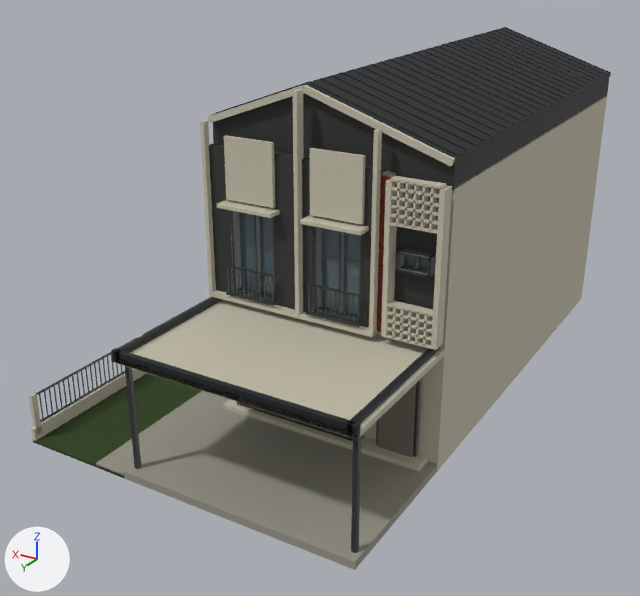
Before and after pictures for a commit that changed the glTF model assets/models/elmina-house/elmina-end.glb.
The view is the same before and after, from a 50 mm lens placed at (-9.74, 20.5, 11.97), pointed at (1.86, 1.16, 2.31). Arrows for +X, +Y and +Z are at lower left; the lights stay in place. The first picture is the older version.

In view in the first picture: 'Charcoal facade.001', 'Dark timber door.001', 'Graphite roof.001', 'Porch concrete.001', 'Powder coated frames.001', 'Smoked blue glazing.001', 'Terracotta brick.001', 'Warm ivory render.001', 'Yard grass' and 1 more.
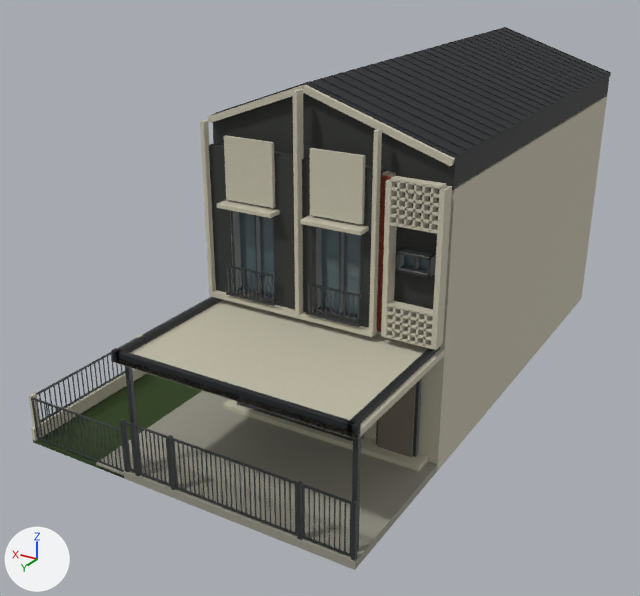
Scene script edits in JSON lines:
```json
{"op": "add", "block": "me_cube_061", "code": ["me_cube_061 = bpy.data.meshes.new('Cube.061')", "me_cube_061.from_pydata(...)  # 200 vertices, 300 faces; spans x 3.03..5.95, y 7.91..7.95, z 0.12..1.27", "me_cube_061.materials.append(mat_powder_coated_frames)  # dark grey #3c4040"]}
{"op": "add", "block": "me_cube", "code": ["me_cube = bpy.data.meshes.new('Cube')", "me_cube.from_pydata(...)  # 224 vertices, 336 faces; spans x 0.0..3.2, y -0.02..0.02, z 0.0..1.3", "me_cube.materials.append(mat_powder_coated_frames)  # dark grey #3c4040"]}
{"op": "add", "block": "me_cube_030", "code": ["me_cube_030 = bpy.data.meshes.new('Cube.030')", "me_cube_030.from_pydata(...)  # 80 vertices, 120 faces; spans x -0.9..0.0, y -0.022..0.022, z 0.0..1.3", "me_cube_030.materials.append(mat_powder_coated_frames)  # dark grey #3c4040"]}
{"op": "add", "block": "me_cube_040", "code": ["me_cube_040 = bpy.data.meshes.new('Cube.040')", "me_cube_040.from_pydata(...)  # 162 vertices, 252 faces; spans x -3.03..3.03, y 7.88..7.98, z 0.2..1.56", "me_cube_040.materials.append(mat_powder_coated_frames)  # dark grey #3c4040"]}
{"op": "add", "block": "ob_yardfrontboundary", "code": ["ob_yardfrontboundary = bpy.data.objects.new('YardFrontBoundary', me_cube_061)", "ob_yardfrontboundary.location = (0.0, 0.0, 0.0)"]}
{"op": "add", "block": "ob_vehiclegate", "code": ["ob_vehiclegate = bpy.data.objects.new('VehicleGate', me_cube)", "ob_vehiclegate.location = (-1.65, 7.93, 0.24)"]}
{"op": "add", "block": "ob_pedestriangate", "code": ["ob_pedestriangate = bpy.data.objects.new('PedestrianGate', me_cube_030)", "ob_pedestriangate.location = (2.59, 7.93, 0.24)"]}
{"op": "add", "block": "ob_frontboundary", "code": ["ob_frontboundary = bpy.data.objects.new('FrontBoundary', me_cube_040)", "ob_frontboundary.location = (0.0, 0.0, 0.0)"]}
```

Where the change shows, as pixel boxes [x1, y1, x2, y2] in the pictures (640 x 596 px):
```json
{"object": "FrontBoundary", "change": "added", "after": [120, 418, 358, 561]}
{"object": "VehicleGate", "change": "added", "after": [172, 438, 297, 536]}
{"object": "YardFrontBoundary", "change": "added", "after": [31, 397, 125, 472]}
{"object": "PedestrianGate", "change": "added", "after": [136, 425, 171, 487]}
```
